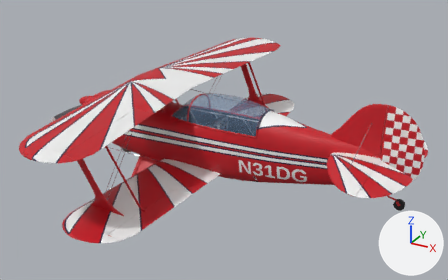
Renders of the glTF model unity/Assets/_Project/Resources/Models/pitts-s2b-like/pitts-s2b-like-own.glb from each side of a commit.
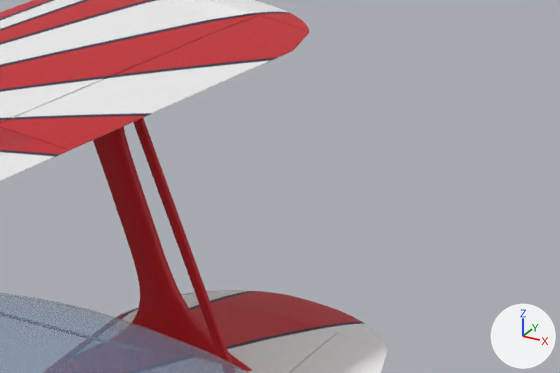
The first picture shows the older version from a 50 mm camera at (5.05, -7.54, 3.62) aimed at (0.9, 0.01, -0.15). The close-ups show the older and then the newer version on the part from 50% to 73% of the width and 14% to 39% of the height of that picture. Only the edits that show in the close-ups are written down. The lights are fixed; the arrows at lower right show +X, +Y and +Z.

In view in the first close-up: 'Aileron_LR', 'Aileron_UR', 'Canopy_Glass', 'Strut_Interplane', 'Strut_Slave_R', 'Wing_Lower', 'Wing_Upper'.
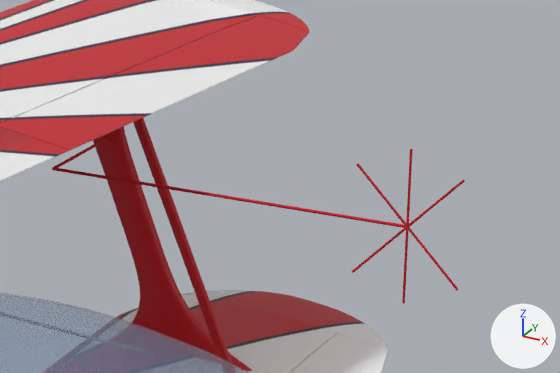
What differs and where, as boxes (x1, y1, x2, y2) in the close-ups (560 x 373 px):
'Sight_R_Support1', added: after (53, 167, 407, 228)
'Sight_R_Minus45', added: after (356, 163, 458, 291)
'Sight_R_Vertical', added: after (402, 149, 413, 303)
'Sight_R_Plus45', added: after (352, 179, 465, 273)
'Sight_R_Support0', added: after (52, 138, 107, 170)

Edits to the bpy script that builds the scene:
```text
Add mat_sight_red:
    mat_sight_red = principled_material('Sight_Red')
    mat_sight_red.base_color = (0.578, 0.009, 0.017)  # red #c81823
    mat_sight_red.roughness = 0.9
Add me_sight_r_support1:
    me_sight_r_support1.from_pydata(...)  # 32 vertices, 60 faces; spans x 0.07..1.314, y 1.847..1.857, z 0.296..0.306
    me_sight_r_support1.materials.append(mat_sight_red)  # red #c81823
Add me_sight_r_support0:
    me_sight_r_support0.from_pydata(...)  # 32 vertices, 60 faces; spans x 0.065..0.075, y 1.852..2.225, z 0.296..0.306
    me_sight_r_support0.materials.append(mat_sight_red)  # red #c81823
Add me_sight_r_minus45:
    me_sight_r_minus45.from_pydata(...)  # 32 vertices, 60 faces; spans x 1.134..1.494, y 1.848..1.856, z 0.121..0.48
    me_sight_r_minus45.materials.append(mat_sight_red)  # red #c81823
Add me_sight_r_plus45:
    me_sight_r_plus45.from_pydata(...)  # 32 vertices, 60 faces; spans x 1.134..1.494, y 1.848..1.856, z 0.121..0.48
    me_sight_r_plus45.materials.append(mat_sight_red)  # red #c81823
Add me_sight_r_vertical:
    me_sight_r_vertical.from_pydata(...)  # 32 vertices, 60 faces; spans x 1.31..1.318, y 1.848..1.856, z 0.05..0.551
    me_sight_r_vertical.materials.append(mat_sight_red)  # red #c81823
Add ob_sight_r_support1:
    ob_sight_r_support1 = bpy.data.objects.new('Sight_R_Support1', me_sight_r_support1)
    ob_sight_r_support1.location = (0.0, 0.0, 0.0)
Add ob_sight_r_support0:
    ob_sight_r_support0 = bpy.data.objects.new('Sight_R_Support0', me_sight_r_support0)
    ob_sight_r_support0.location = (0.0, 0.0, 0.0)
Add ob_sight_r_minus45:
    ob_sight_r_minus45 = bpy.data.objects.new('Sight_R_Minus45', me_sight_r_minus45)
    ob_sight_r_minus45.location = (0.0, 0.0, 0.0)
Add ob_sight_r_plus45:
    ob_sight_r_plus45 = bpy.data.objects.new('Sight_R_Plus45', me_sight_r_plus45)
    ob_sight_r_plus45.location = (0.0, 0.0, 0.0)
Add ob_sight_r_vertical:
    ob_sight_r_vertical = bpy.data.objects.new('Sight_R_Vertical', me_sight_r_vertical)
    ob_sight_r_vertical.location = (0.0, 0.0, 0.0)
```
